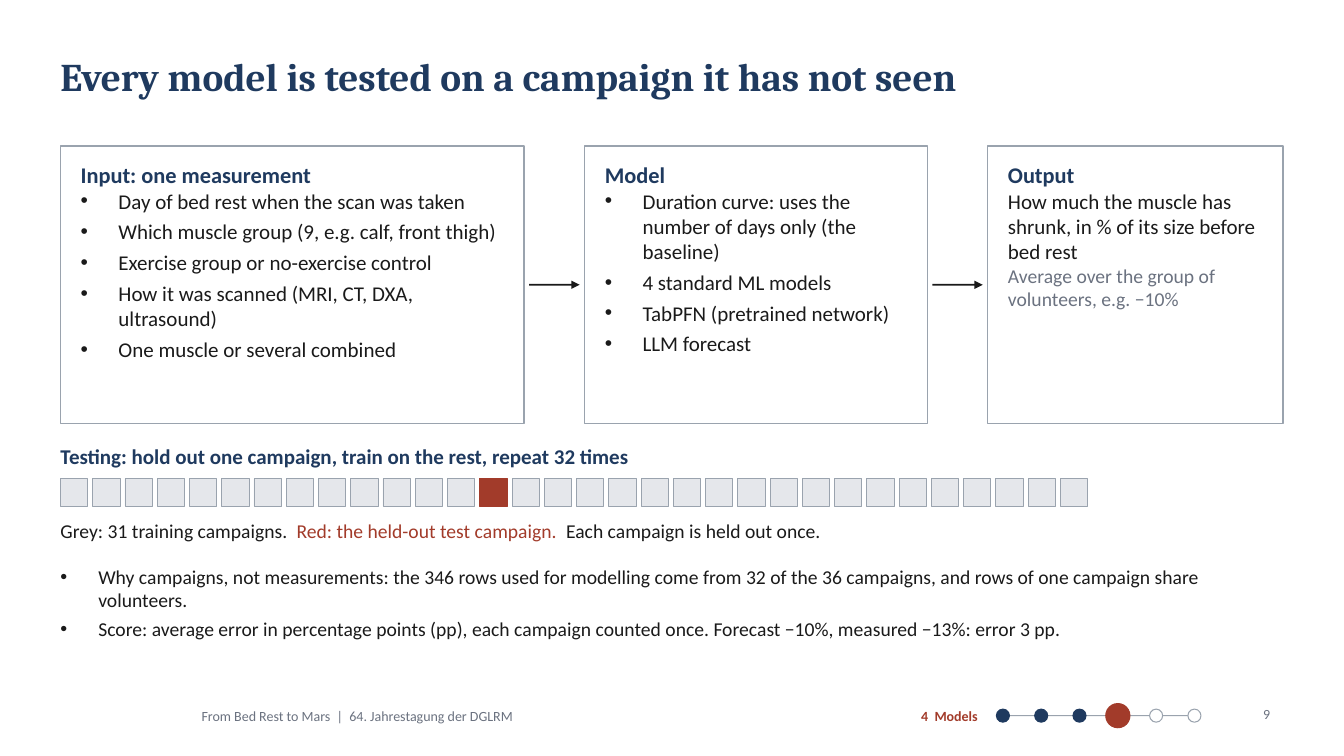
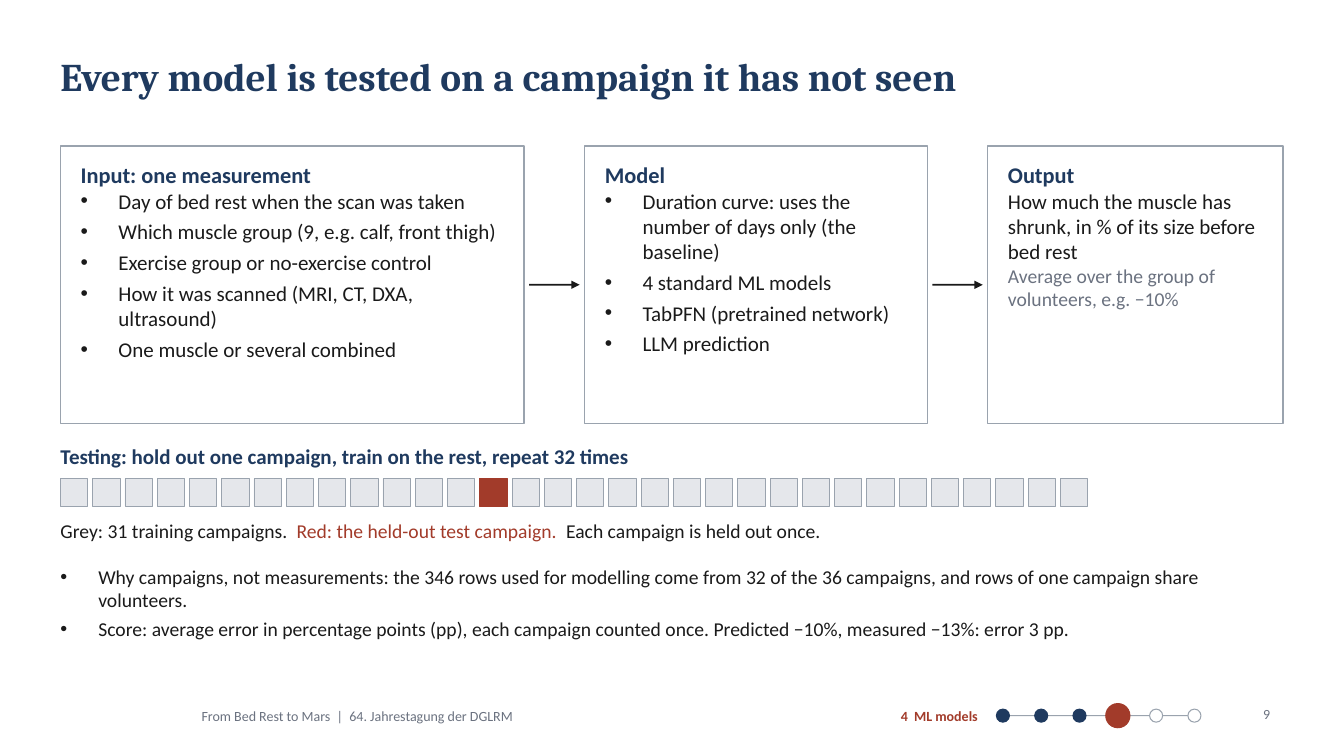
Before and after one commit to MiladBahariQaragoz/BedrestToMars, a slide deck: slide 9 of presentation/bed-rest-to-mars-talk.pptx. Drawn at 1344x756 pixels with LibreOffice and Linux fonts; fonts in the diff are those of the drawing; background and template pictures are left out. Boxes give left, top, right and bottom in pixels: in the first picture for what was removed or moved away, otherwise in the second. Text is boxed around its words. In the diff, an @@ line names an element or a change of style, - is before the commit and + after.

```diff
--- a/presentation/bed-rest-to-mars-talk.pptx
+++ b/presentation/bed-rest-to-mars-talk.pptx
@@ text at box(643, 336, 770, 355): text changed @@
-• LLM forecast
+• LLM prediction
@@ text at box(98, 622, 1069, 640): text changed @@
-• Score: average error in percentage points (pp), each campaign counted once. Forecast −10%, measured −13%: error 3 pp.
+• Score: average error in percentage points (pp), each campaign counted once. Predicted −10%, measured −13%: error 3 pp.
@@ text at box(901, 711, 977, 721): text changed @@
-4 Models
+4 ML models
```
Also in this commit, not shown: 8 other slides changed, 2 other files.
